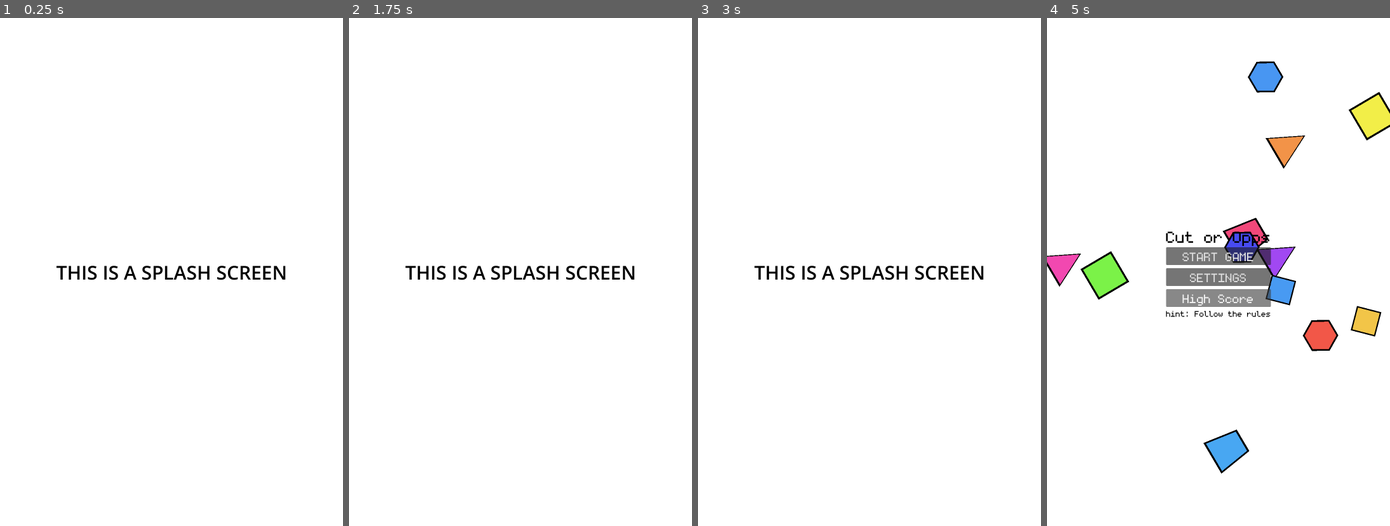
Above: before the commit, frames 1-4 (left to right).
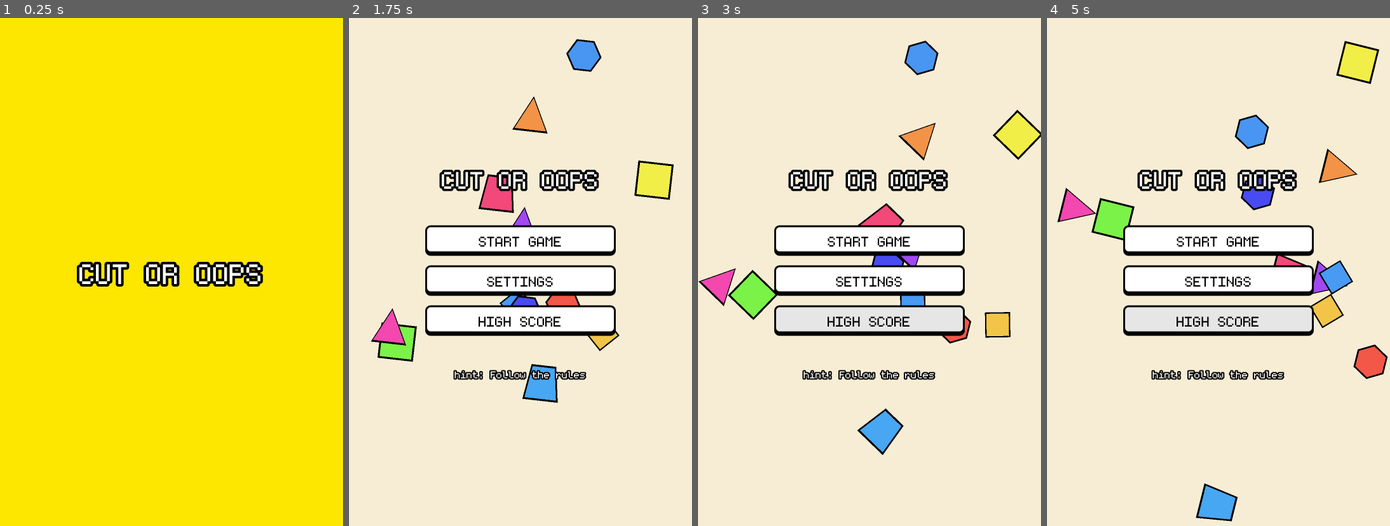
Above: after the commit, the same moments.

Repository: christian759/cut-or-oops
Game: Godot game, scene res://Scenes/Splash.tscn
The game is run twice, just before and just after one commit, with the same random seed, the same clock (stepped at 60 frames per second) and the same inputs. Before the commit the project starts from res://Scenes/splash.tscn.
Inputs (mouse positions are in pixels of both pictures, inside the frame that each line leads up to):
- Up to frame 1 (0.25 s): no input
- Up to frame 2 (1.75 s): tap Enter at 0.5 s; tap Space at 1.25 s
- Up to frame 3 (3 s): click (869, 282) at 2 s, where only the run after the commit has a clickable "SETTINGS"; click (869, 322) at 2.75 s, where only the run after the commit has a clickable "HIGH SCORE"
- Up to frame 4 (5 s): click "SETTINGS" at 3.5 s; click "High Score" (after the commit: "HIGH SCORE") at 4.25 s

The runs differ from the first frame. In frame 1, 99% of the frame differs, in the area x 0-100%, y 0-100%; in frame 2, 93%; in frame 3, 95%; in frame 4, 97%.

Commit message:
feat: Implement a splash screen with a timed transition and enhance the home scene's UI styling and layout.

Diff:
--- /dev/null
+++ b/Scenes/Splash.tscn
@@ -0,0 +1,39 @@
+[gd_scene load_steps=3 format=3 uid="uid://cwy05spshscr1"]
+
+[ext_resource type="Script" uid="uid://b0e00f13aa5" path="res://Scripts/splash.gd" id="1_splsh"]
+[ext_resource type="FontFile" uid="uid://c6c1i4fulm8lg" path="res://Assets/monogram/ttf/monogram.ttf" id="2_fnt"]
+
+[node name="Splash" type="Control"]
+layout_mode = 3
+anchors_preset = 15
+anchor_right = 1.0
+anchor_bottom = 1.0
+grow_horizontal = 2
+grow_vertical = 2
+script = ExtResource("1_splsh")
+
+[node name="ColorRect" type="ColorRect" parent="."]
+layout_mode = 1
+anchors_preset = 15
+anchor_right = 1.0
+anchor_bottom = 1.0
+grow_horizontal = 2
+grow_vertical = 2
+color = Color(0.99, 0.9, 0.0, 1)
+
+[node name="CenterContainer" type="CenterContainer" parent="."]
+layout_mode = 1
+anchors_preset = 15
+anchor_right = 1.0
+anchor_bottom = 1.0
+grow_horizontal = 2
+grow_vertical = 2
+
+[node name="Label" type="Label" parent="CenterContainer"]
+layout_mode = 2
+theme_override_colors/font_color = Color(1, 1, 1, 1)
+theme_override_colors/font_outline_color = Color(0, 0, 0, 1)
+theme_override_constants/outline_size = 32
+theme_override_fonts/font = ExtResource("2_fnt")
+theme_override_font_sizes/font_size = 140
+text = "CUT OR OOPS"
--- a/Scenes/home.tscn
+++ b/Scenes/home.tscn
@@ -1,10 +1,58 @@
-[gd_scene format=3 uid="uid://cwy05ktww3su0"]
+[gd_scene load_steps=7 format=3 uid="uid://cwy05ktww3su0"]
 
 [ext_resource type="Script" uid="uid://clr4trw2twb10" path="res://Scripts/home.gd" id="1_dt112"]
 [ext_resource type="PackedScene" uid="uid://ym0beqdpwj0g" path="res://Scenes/Shape.tscn" id="1_uq2cn"]
 [ext_resource type="FontFile" uid="uid://c6c1i4fulm8lg" path="res://Assets/monogram/ttf/monogram.ttf" id="3_ibywg"]
 
-[node name="Control" type="Control" unique_id=576115727]
+[sub_resource type="StyleBoxFlat" id="StyleBoxFlat_btn"]
+bg_color = Color(1, 1, 1, 1)
+border_width_left = 6
+border_width_top = 6
+border_width_right = 6
+border_width_bottom = 14
+border_color = Color(0, 0, 0, 1)
+corner_radius_top_left = 16
+corner_radius_top_right = 16
+corner_radius_bottom_right = 16
+corner_radius_bottom_left = 16
+content_margin_left = 40.0
+content_margin_top = 20.0
+content_margin_right = 40.0
+content_margin_bottom = 20.0
+
+[sub_resource type="StyleBoxFlat" id="StyleBoxFlat_btn_hover"]
+bg_color = Color(0.9, 0.9, 0.9, 1)
+border_width_left = 6
+border_width_top = 6
+border_width_right = 6
+border_width_bottom = 14
+border_color = Color(0, 0, 0, 1)
+corner_radius_top_left = 16
+corner_radius_top_right = 16
+corner_radius_bottom_right = 16
+corner_radius_bottom_left = 16
+content_margin_left = 40.0
+content_margin_top = 20.0
+content_margin_right = 40.0
+content_margin_bottom = 20.0
+
+[sub_resource type="StyleBoxFlat" id="StyleBoxFlat_btn_pressed"]
+bg_color = Color(0.8, 0.8, 0.8, 1)
+border_width_left = 6
+border_width_top = 10
+border_width_right = 6
+border_width_bottom = 6
+border_color = Color(0, 0, 0, 1)
+corner_radius_top_left = 16
+corner_radius_top_right = 16
+corner_radius_bottom_right = 16
+corner_radius_bottom_left = 16
+content_margin_left = 40.0
+content_margin_top = 24.0
+content_margin_right = 40.0
+content_margin_bottom = 16.0
+
+[node name="Control" type="Control"]
 layout_mode = 3
 anchors_preset = 15
 anchor_right = 1.0
@@ -14,65 +62,91 @@
 script = ExtResource("1_dt112")
 shape_scene = ExtResource("1_uq2cn")
 
-[node name="ColorRect" type="ColorRect" parent="." unique_id=718506943]
+[node name="ColorRect" type="ColorRect" parent="."]
 layout_mode = 1
 anchors_preset = 15
 anchor_right = 1.0
 anchor_bottom = 1.0
 grow_horizontal = 2
 grow_vertical = 2
+color = Color(0.9686, 0.9294, 0.8353, 1)
 
-[node name="Shapes" type="Node2D" parent="." unique_id=1937754346]
+[node name="Shapes" type="Node2D" parent="."]
 
-[node name="VFlowContainer" type="VFlowContainer" parent="." unique_id=655541292]
+[node name="VBoxContainer" type="VBoxContainer" parent="."]
 layout_mode = 1
 anchors_preset = 13
 anchor_left = 0.5
 anchor_right = 0.5
 anchor_bottom = 1.0
-offset_left = -165.0
-offset_right = 165.0
+offset_left = -300.0
+offset_right = 300.0
 grow_horizontal = 2
 grow_vertical = 2
+theme_override_constants/separation = 100
 alignment = 1
 
-[node name="Label2" type="Label" parent="VFlowContainer" unique_id=1471674081]
+[node name="Label2" type="Label" parent="VBoxContainer"]
+layout_mode = 2
+theme_override_colors/font_color = Color(1, 1, 1, 1)
+theme_override_colors/font_outline_color = Color(0, 0, 0, 1)
+theme_override_constants/outline_size = 28
+theme_override_fonts/font = ExtResource("3_ibywg")
+theme_override_font_sizes/font_size = 120
+text = "CUT OR OOPS"
+horizontal_alignment = 1
+
+[node name="ButtonContainer" type="VBoxContainer" parent="VBoxContainer"]
+layout_mode = 2
+theme_override_constants/separation = 30
+
+[node name="Button" type="Button" parent="VBoxContainer/ButtonContainer"]
 layout_mode = 2
 theme_override_colors/font_color = Color(0, 0, 0, 1)
+theme_override_colors/font_hover_color = Color(0, 0, 0, 1)
+theme_override_colors/font_focus_color = Color(0, 0, 0, 1)
+theme_override_colors/font_pressed_color = Color(0, 0, 0, 1)
 theme_override_fonts/font = ExtResource("3_ibywg")
-theme_override_font_sizes/font_size = 80
-text = "Cut or Opps"
+theme_override_font_sizes/font_size = 70
+theme_override_styles/hover = SubResource("StyleBoxFlat_btn_hover")
+theme_override_styles/pressed = SubResource("StyleBoxFlat_btn_pressed")
+theme_override_styles/normal = SubResource("StyleBoxFlat_btn")
+text = "START GAME"
 
-[node name="ButtonContainer" type="VBoxContainer" parent="VFlowContainer" unique_id=344357834]
+[node name="Button2" type="Button" parent="VBoxContainer/ButtonContainer"]
 layout_mode = 2
-theme_override_constants/separation = 10
+theme_override_colors/font_color = Color(0, 0, 0, 1)
+theme_override_colors/font_hover_color = Color(0, 0, 0, 1)
+theme_override_colors/font_focus_color = Color(0, 0, 0, 1)
+theme_override_colors/font_pressed_color = Color(0, 0, 0, 1)
+theme_override_fonts/font = ExtResource("3_ibywg")
+theme_override_font_sizes/font_size = 70
+theme_override_styles/hover = SubResource("StyleBoxFlat_btn_hover")
+theme_override_styles/pressed = SubResource("StyleBoxFlat_btn_pressed")
+theme_override_styles/normal = SubResource("StyleBoxFlat_btn")
+text = "SETTINGS"
 
-[node name="Button" type="Button" parent="VFlowContainer/ButtonContainer" unique_id=1784737244]
+[node name="Button3" type="Button" parent="VBoxContainer/ButtonContainer"]
 layout_mode = 2
+theme_override_colors/font_color = Color(0, 0, 0, 1)
+theme_override_colors/font_hover_color = Color(0, 0, 0, 1)
+theme_override_colors/font_focus_color = Color(0, 0, 0, 1)
+theme_override_colors/font_pressed_color = Color(0, 0, 0, 1)
 theme_override_fonts/font = ExtResource("3_ibywg")
-theme_override_font_sizes/font_size = 60
-text = "START GAME
-"
+theme_override_font_sizes/font_size = 70
+theme_override_styles/hover = SubResource("StyleBoxFlat_btn_hover")
+theme_override_styles/pressed = SubResource("StyleBoxFlat_btn_pressed")
+theme_override_styles/normal = SubResource("StyleBoxFlat_btn")
+text = "HIGH SCORE"
 
-[node name="Button2" type="Button" parent="VFlowContainer/ButtonContainer" unique_id=663324919]
-layout_mode = 2
-theme_override_fonts/font = ExtResource("3_ibywg")
-theme_override_font_sizes/font_size = 60
-text = "SETTINGS
-"
-
-[node name="Button3" type="Button" parent="VFlowContainer/ButtonContainer" unique_id=490339233]
-layout_mode = 2
-theme_override_fonts/font = ExtResource("3_ibywg")
-theme_override_font_sizes/font_size = 60
-text = "High Score"
-
-[node name="Label" type="Label" parent="VFlowContainer" unique_id=44010889]
+[node name="Label" type="Label" parent="VBoxContainer"]
 layout_mode = 2
 size_flags_horizontal = 4
-theme_override_colors/font_color = Color(0, 0, 0, 1)
+theme_override_colors/font_color = Color(1, 1, 1, 1)
+theme_override_colors/font_outline_color = Color(0, 0, 0, 1)
+theme_override_constants/outline_size = 16
 theme_override_fonts/font = ExtResource("3_ibywg")
-theme_override_font_sizes/font_size = 40
+theme_override_font_sizes/font_size = 50
 text = "hint: Follow the rules"
 
-[connection signal="pressed" from="VFlowContainer/ButtonContainer/Button" to="." method="_on_button_pressed"]
+[connection signal="pressed" from="VBoxContainer/ButtonContainer/Button" to="." method="_on_button_pressed"]
--- a/Scripts/splash.gd
+++ b/Scripts/splash.gd
@@ -1,10 +1,10 @@
 extends Control
 
-@onready var timer = $Timer
+func _ready() -> void:
+	# Set simple, colorful full rect sizing
+	anchors_preset = Control.PRESET_FULL_RECT
+	size = get_viewport_rect().size
 
-func _ready():
-	timer.start()
-
-
-func _on_timer_timeout() -> void:
+	# Transition to Home scene after a 1.5-second delay
+	await get_tree().create_timer(1.5).timeout
 	get_tree().change_scene_to_file("res://Scenes/home.tscn")
--- a/project.godot
+++ b/project.godot
@@ -11,7 +11,7 @@
 [application]
 
 config/name="Cut or Oops"
-run/main_scene="uid://3bmn42788oun"
+run/main_scene="res://Scenes/Splash.tscn"
 config/features=PackedStringArray("4.6", "Mobile")
 config/icon="res://icon.svg"
 
